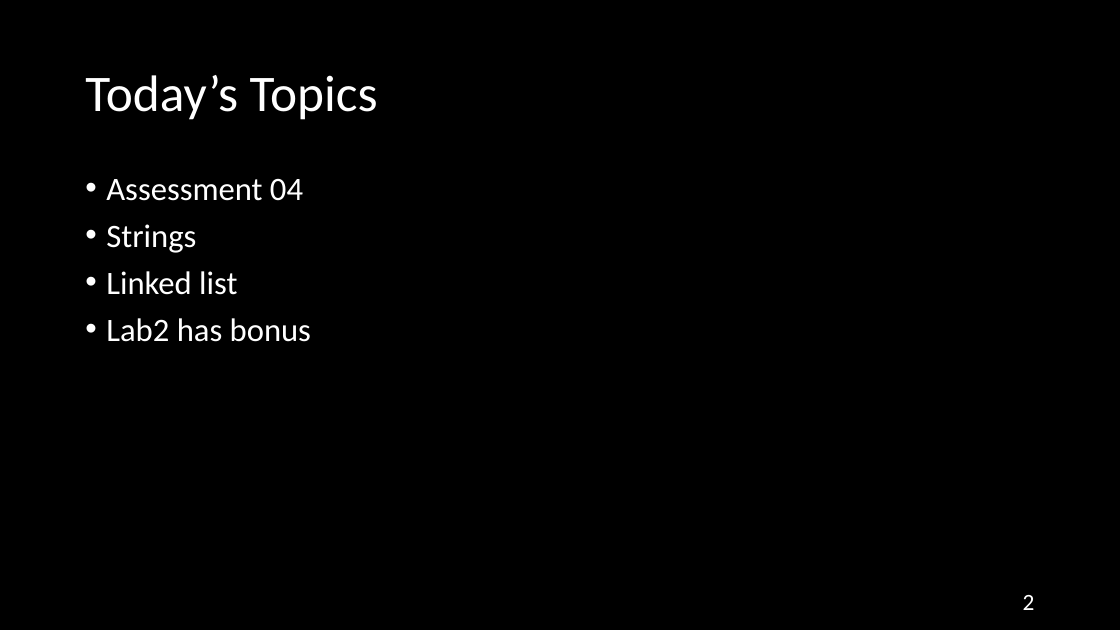
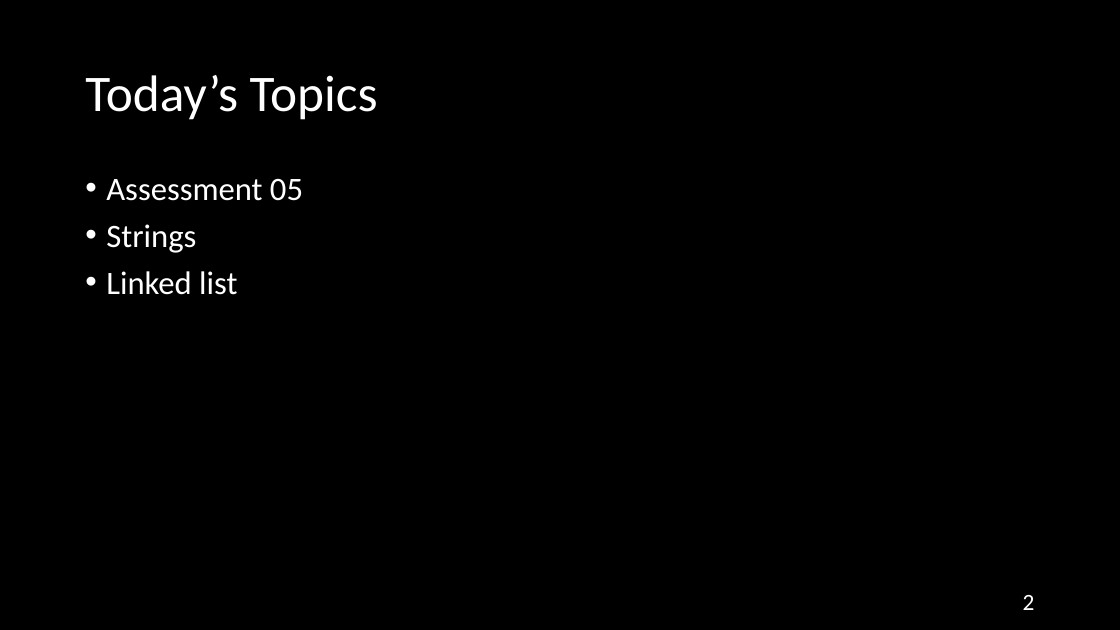
Before and after one commit to NYU-CSO/nyu-cso.github.io, a slide deck: slide 2 of rec-notes/r06.pptx. Drawn at 1120x630 pixels with LibreOffice and Linux fonts; fonts in the diff are those of the drawing. Boxes give left, top, right and bottom in pixels: in the first picture for what was removed or moved away, otherwise in the second. Text is boxed around its words. In the diff, an @@ line names an element or a change of style, - is before the commit and + after.

```diff
--- a/rec-notes/r06.pptx
+++ b/rec-notes/r06.pptx
@@ text at box(106, 179, 303, 201): text changed @@
-• Assessment 04
+• Assessment 05
@@ text at box(106, 318, 311, 342): paragraph removed @@
-• Lab2 has bonus
```
Also in this commit, not shown: 8 other slides changed, 13 slides added, 12 slides removed, 1 other file.
